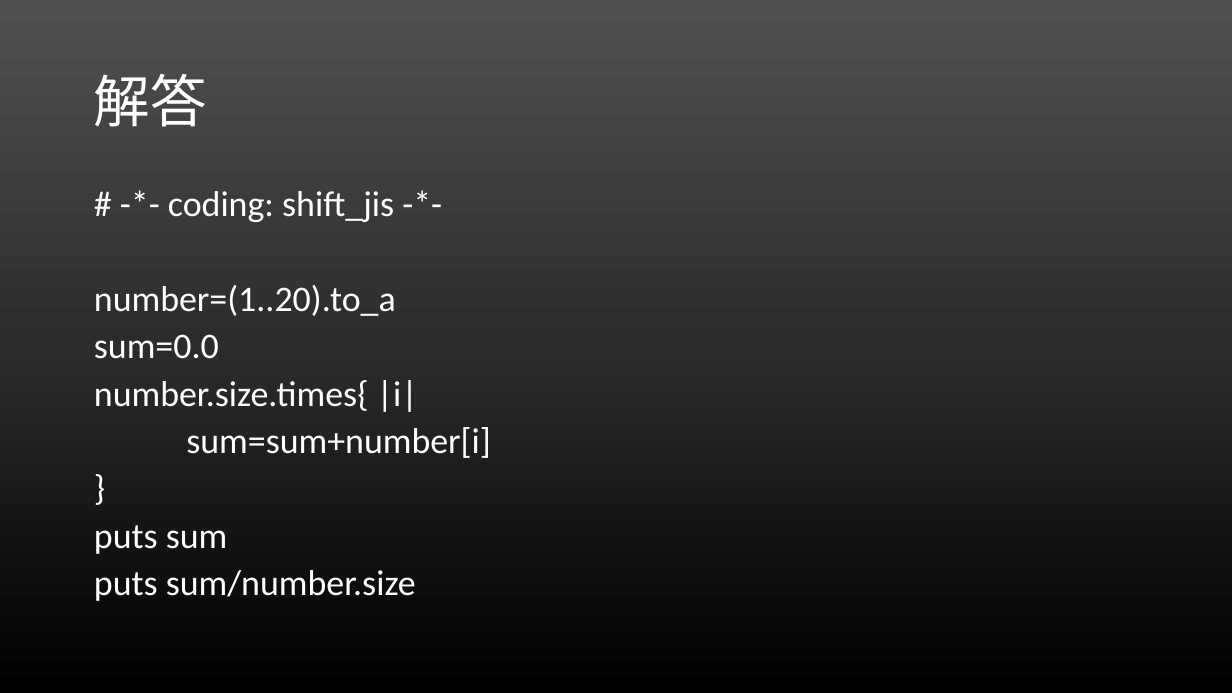
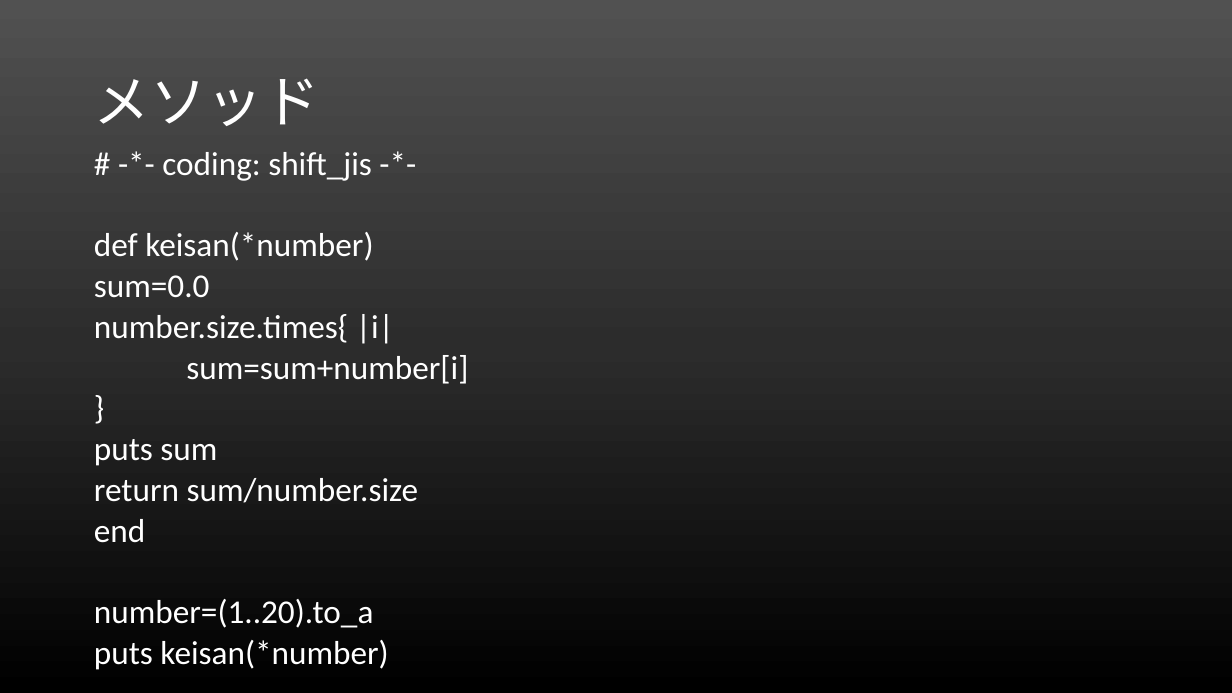
Before and after one commit to rubylecture/Rubylecture, a slide deck: slide 20 of Rubyレクチャー.pptx (slide 14 before the commit). Drawn at 1232x693 pixels with LibreOffice and Linux fonts; fonts in the diff are those of the drawing. Boxes give left, top, right and bottom in pixels: in the first picture for what was removed or moved away, otherwise in the second. Text is boxed around its words. In the diff, an @@ line names an element or a change of style, - is before the commit and + after.

```diff
--- a/Rubyレクチャー.pptx
+++ b/Rubyレクチャー.pptx
@@ title at (94, 78, 320, 126): text changed @@
-解答
+メソッド
@@ text "# -*- coding: shift_jis -*-": place and size @@
-text "# -*- coding: shift_jis -*-" at (94, 191, 491, 601)
+text "# -*- coding: shift_jis -*-" at (94, 152, 468, 670)
@@ text at (94, 152, 468, 466): size 28 to 25.9 pt in "# -*- coding: shift_jis -*-", "sum=0.0", "number.size.times{ |i|", "sum=sum+number[i]" and 2 more places; line spacing 0.8 to 0.7 @@
@@ text at (94, 232, 373, 261): text changed; size 28 to 25.9 pt @@
-number=(1..20).to_a
+def keisan(*number)
@@ text at (94, 478, 418, 670): text changed; size 28 to 25.9 pt @@
-puts sum/number.size
+return sum/number.size
+end
+number=(1..20).to_a
+puts keisan(*number)
```
Also in this commit, not shown: 5 other slides changed, 18 slides added, 5 other files.
